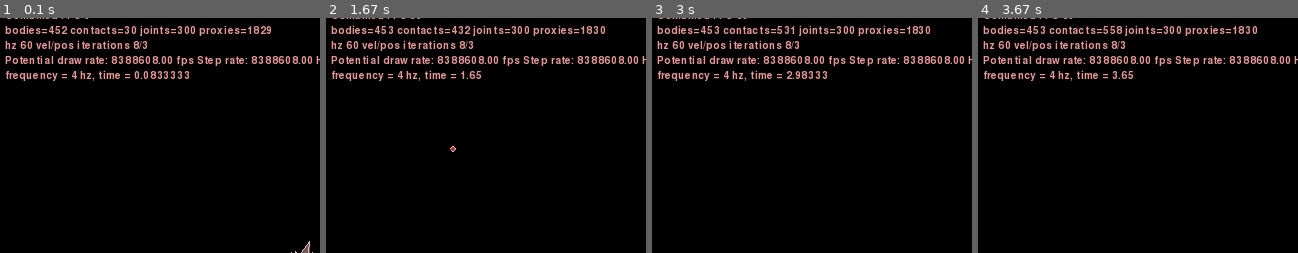
Above: before the commit, frames 1-4 (left to right).
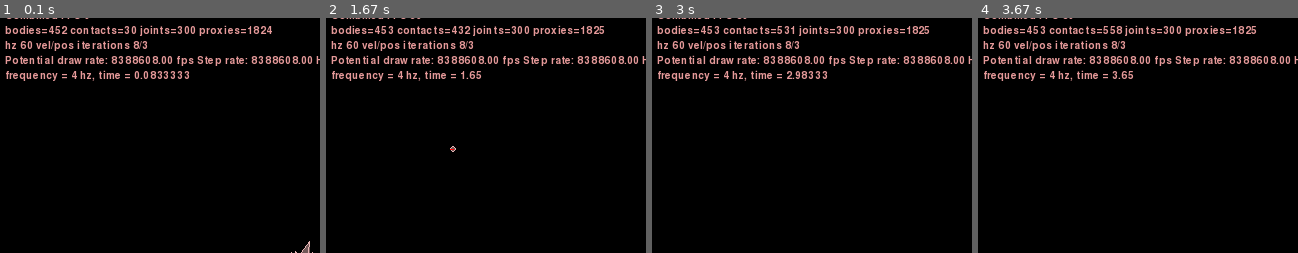
Above: after the commit, the same moments.

Repository: Arton1/BestCarAlgorithm
Game: pygame game, started from solution/car_algorithm.py
The game is run twice, just before and just after one commit, with the same random seed, the same clock (stepped at 60 frames per second) and the same inputs.
Inputs:
- Up to frame 1 (0.1 s): no input
- Up to frame 2 (1.67 s): hold Right 0.33-0.8 s; hold Up 0.88-1.18 s; tap Space at 0.95, 1.62 s; click "Car" at 1.27 s; hold Right from 1.55 s (still down)
- Up to frame 3 (3 s): tap Space at 1.92, 2.12, 2.42, 2.68 s; release Right at 2.02 s; hold Left 2.05-2.58 s; tap Z at 2.2 s; hold Down 2.62-2.92 s; tap X at 2.77 s; hold Left from 2.95 s (still down)
- Up to frame 4 (3.67 s): tap Space at 3.02, 3.32, 3.45 s; release Left at 3.35 s; hold Up from 3.38 s (still down); tap Z at 3.53 s
The pictures show only the part of the screen within x 0-50%, y 14-64%; the shares and areas given below are measured in that part.

The runs differ from the first frame. In frame 1, less than 0.1% of the frame differs, in the area x 83-85%, y 3-7%; in frame 2, 0.1%, in the area x 83-88%, y 3-7%; in frame 3, 0.1%; in frame 4, 0.1%.

Commit message:
distinguished function creating track

Diff:
--- a/solution/car_algorithm.py
+++ b/solution/car_algorithm.py
@@ -19,7 +19,7 @@
 # 3. This notice may not be removed or altered from any source distribution.
 
 from solution.models.car import *
-
+from solution.models.track import *
 from Box2D import (b2EdgeShape, b2FixtureDef, b2PolygonShape)
 from .framework import (Framework, Keys, main)
 import time
@@ -37,71 +37,8 @@
 
     def __init__(self):
         super(World, self).__init__()
+        ground = track(self.world)
 
-        # The ground -- create some terrain
-        ground = self.world.CreateStaticBody(
-            shapes=b2EdgeShape(vertices=[(-20, 0), (20, 0)])
-        )
-
-        # x, y1, dx = 20, 0, 5
-        # vertices = [0.25, 1, 4, 0, 0, -1, -2, -2, -1.25, 0]
-        # for y2 in vertices * 2:  # iterate through vertices twice
-        #     ground.CreateEdgeFixture(
-        #         vertices=[(x, y1), (x + dx, y2)],
-        #         density=0,
-        #         friction=100,
-        #     )
-        #     y1 = y2
-        #     x += dx
-
-
-
-        x, y1, dx = 20, 0, 5
-        vertices = [0, 0, 0, 1, 2.5, 1.5, 0, 0, 2, 5, 9, 7, 5, 0, -3, -2, 0, 3, 6, -10, 0, 0, 0]
-        for y2 in vertices :  # iterate through vertices twice
-            ground.CreateEdgeFixture(
-                vertices=[(x, y1), (x + dx, y2)],
-                density=0,
-                friction=100,
-            )
-            y1 = y2
-            x += dx
-
-        x_offsets = [0, 80, 40, 20, 40]
-        x_lengths = [40, 40, 10, 40, 0]
-        y2s = [0, 0, 5, 0, 20]
-
-        for x_offset, x_length, y2 in zip(x_offsets, x_lengths, y2s):
-            x += x_offset
-            ground.CreateEdgeFixture(
-                vertices=[(x, 0), (x + x_length, y2)],
-                density=0,
-                friction=100,
-            )
-
-        # # Teeter
-        # body = self.world.CreateDynamicBody(
-        #     position=(140, 0.90),
-        #     fixtures=b2FixtureDef(
-        #         shape=b2PolygonShape(box=(10, 0.25)),
-        #         density=1.0,
-        #     )
-        # )
-        #
-        # self.world.CreateRevoluteJoint(
-        #     bodyA=ground,
-        #     bodyB=body,
-        #     anchor=body.position,
-        #     lowerAngle=-8.0 * b2_pi / 180.0,
-        #     upperAngle=8.0 * b2_pi / 180.0,
-        #     enableLimit=True,
-        # )
-
-        # # Bridge
-        # create_bridge(self.world, ground, (2.0, 0.25),
-        #               (161.0, -0.125), self.bridgePlanks)
-
-        # Boxes
 
         self.car, self.wheels, self.springs = [], [], []
         genes = []
@@ -114,11 +51,6 @@
            self.car.append(car_from_geneotype(self.world, genes[i], offset=(10, 10))[0])
            self.wheels.append(car_from_geneotype(self.world, genes[i], offset=(10,10))[1])
            self.car.append(car_from_geneotype(self.world, genes[i], offset=(10,10))[2])
-
-        # self.car.append(nice_car(self.world, offset = (10, 40))[0])
-        # self.wheels.append(nice_car(self.world, offset = (10, 40))[1])
-        # self.springs.append(nice_car(self.world, offset = (10, 40))[2])
-
 
         self.time_start = time.time()
 
--- /dev/null
+++ b/solution/models/track.py
@@ -0,0 +1,17 @@
+from Box2D import (b2EdgeShape, b2FixtureDef, b2PolygonShape)
+def track(world):
+    ground = world.CreateStaticBody(
+        shapes=b2EdgeShape(vertices=[(-20, 0), (20, 0)])
+    )
+    x, y1, dx = 20, 0, 5
+    vertices = [0, 0, 0, 1, 2.5, 1.5, 0, 0, 2, 5, 9, 7, 5, 0, -3, -2, 0, 3, 6, -10, 0, 0, 0]
+    for y2 in vertices:  # iterate through vertices twice
+        ground.CreateEdgeFixture(
+            vertices=[(x, y1), (x + dx, y2)],
+            density=0,
+            friction=100,
+        )
+        y1 = y2
+        x += dx
+
+    return ground
